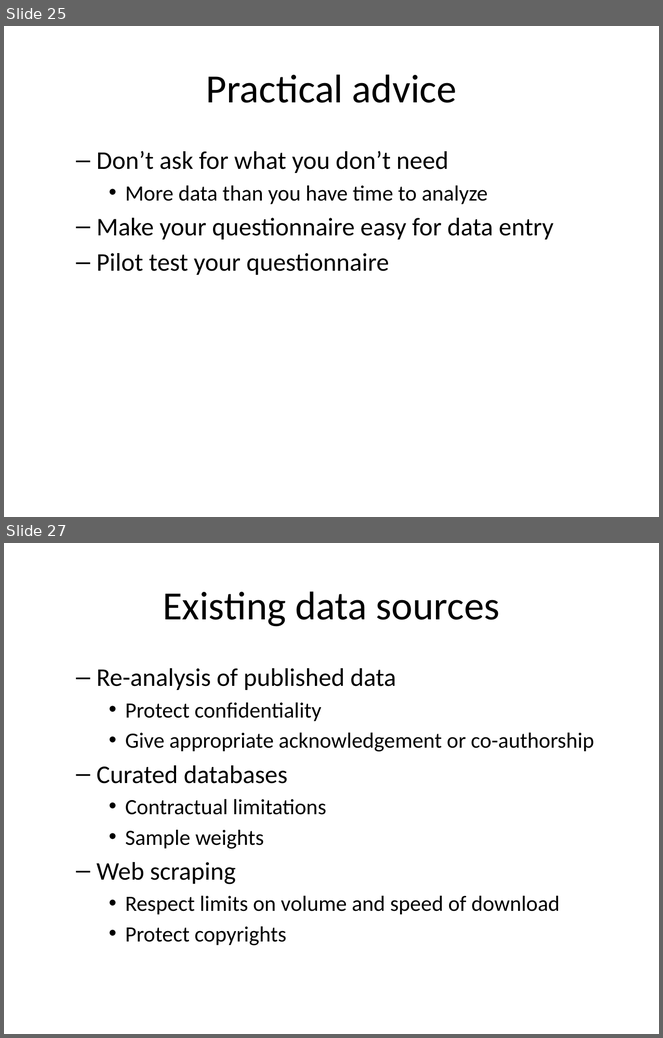
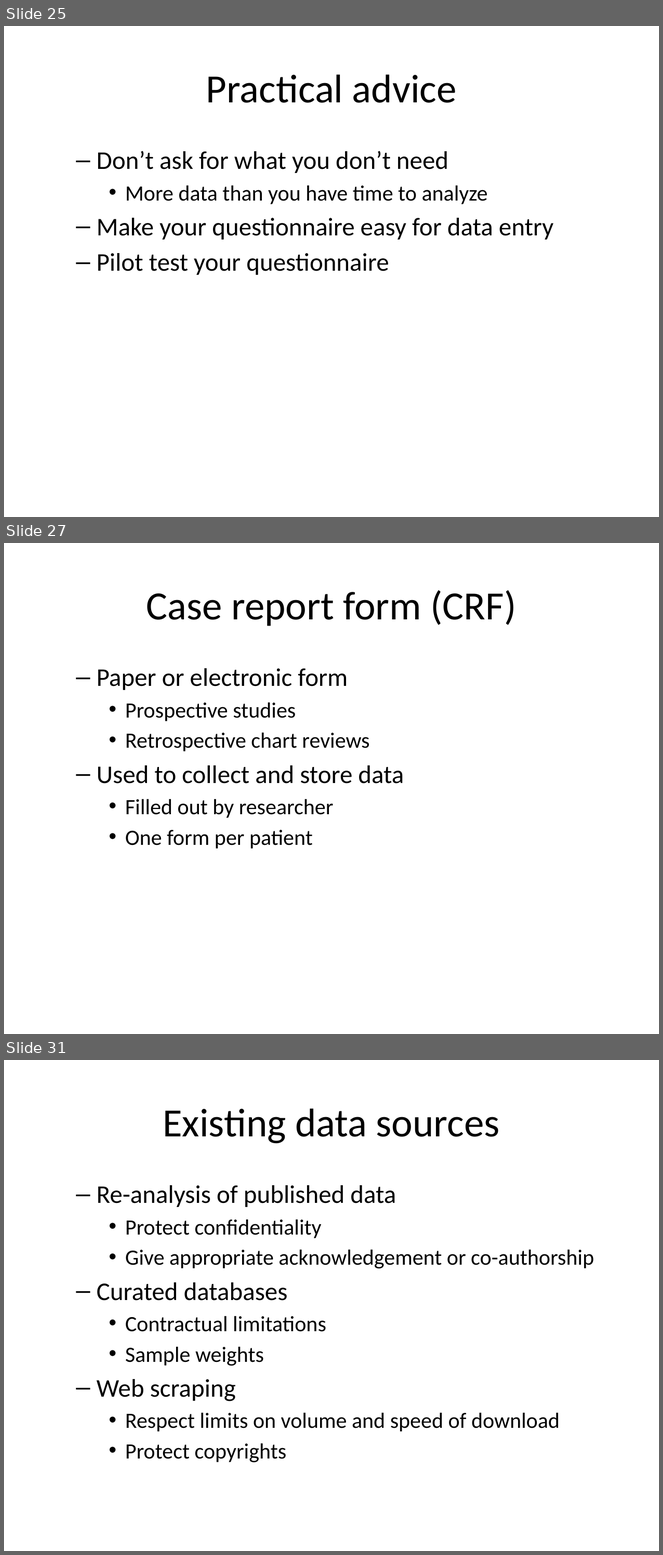
Before and after one commit to pmean/classes, a slide deck: clinical-research-methodology/results/video10-data-collection.pptx. Shown one above the other, each under a label of ours: slides 25 and 27 before the commit, slides 25, 27 and 31 after it; the slides between them are not shown. The pictures are 663x1038 and 663x1555 pixels, drawn with LibreOffice and Linux fonts; fonts in the diff are those of the drawing. Boxes give left, top, right and bottom in pixels: in the first picture for what was removed or moved away, otherwise in the second. Text is boxed around its words. In the diff, an @@ line names an element or a change of style, - is before the commit and + after.

```diff
--- a/clinical-research-methodology/results/video10-data-collection.pptx
+++ b/clinical-research-methodology/results/video10-data-collection.pptx
@@ slide 27 added at box(4, 543, 659, 1034), background #FFFFFF @@
@@ title added at box(146, 590, 517, 626), 44 pt, text #000000 @@
+Case report form (CRF)
@@ text added at box(97, 668, 404, 849), 24 pt, text #000000 @@
+  – Paper or electronic form
+    • Prospective studies
+    • Retrospective chart reviews
+  – Used to collect and store data
+    • Filled out by researcher
+    • One form per patient
@@ what was slide 27 is now slide 31 @@
```
Also in this commit, not shown: 6 slides changed, 3 other slides added, 1 other file.
